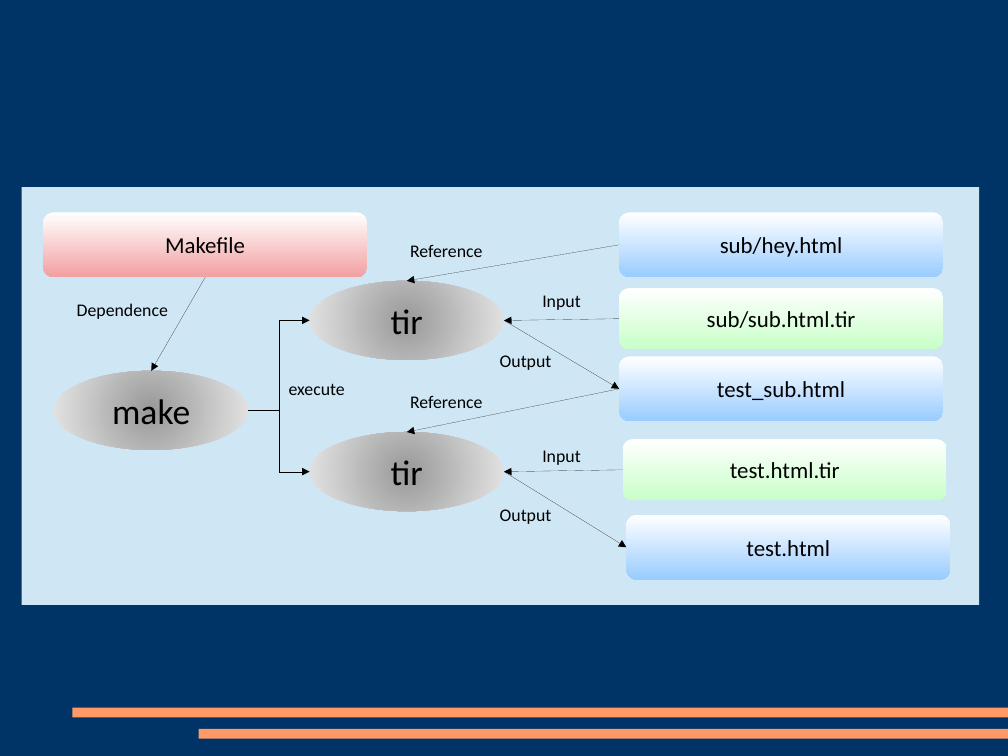
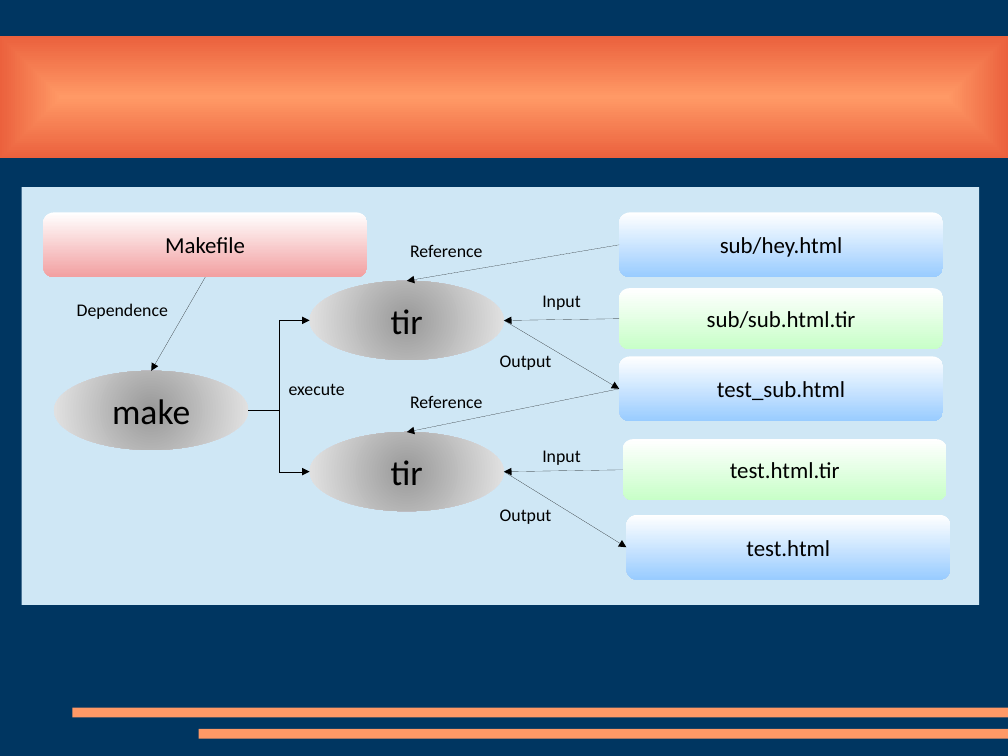
Before and after one commit to lilca/tEXT-iNSERTEr, a slide deck: slide 6 of images/images.odp (slide 5 before the commit). Drawn at 1008x756 pixels with LibreOffice and Linux fonts; fonts in the diff are those of the drawing. Boxes give left, top, right and bottom in pixels: in the first picture for what was removed or moved away, otherwise in the second. Text is boxed around its words. In the diff, an @@ line names an element or a change of style, - is before the commit and + after.

```diff
--- a/images/images.odp
+++ b/images/images.odp
@@ background #003366 to #003661 @@
@@ rectangle added at [0,36,1008,158], fill gradient #FF9966 to #EB613D @@
```
Also in this commit, not shown: 3 other slides changed, 2 slides added, 1 slide removed, 5 other files.
